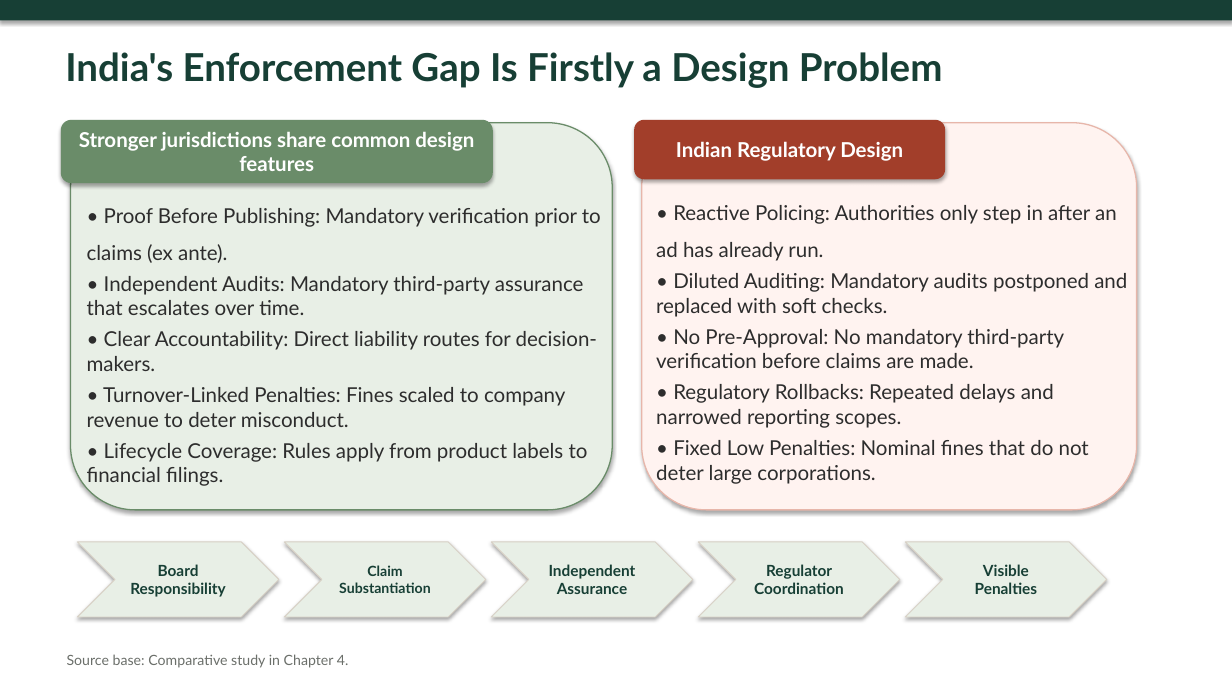
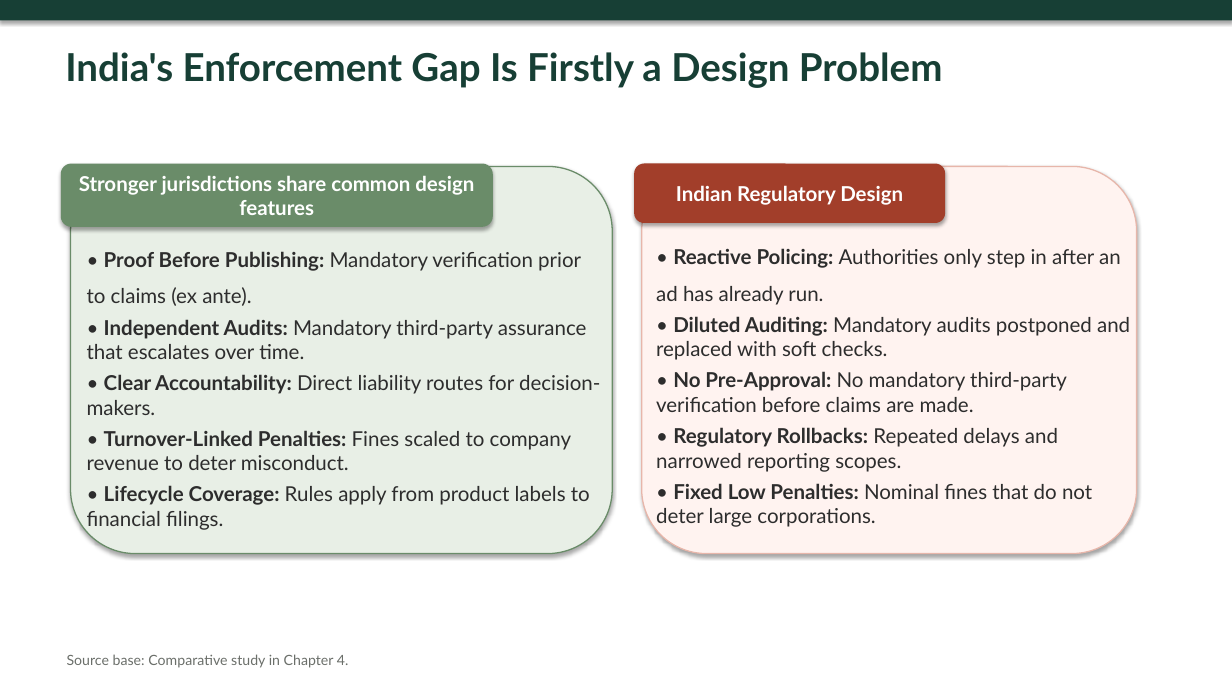
Before and after one commit to atul516/Final-VIva, a slide deck: slide 18 of Thesis Defence Presentation Final.pptx. Drawn at 1232x693 pixels with LibreOffice and Linux fonts; fonts in the diff are those of the drawing. Boxes give left, top, right and bottom in pixels: in the first picture for what was removed or moved away, otherwise in the second. Text is boxed around its words. In the diff, an @@ line names an element or a change of style, - is before the commit and + after.

Commit message:
Edit

```diff
--- a/Thesis Defence Presentation Final.pptx
+++ b/Thesis Defence Presentation Final.pptx
@@ 4 rounded rectangles, 2 texts: place and size @@
-4 rounded rectangles, 2 texts at box(61, 120, 1137, 510)
+4 rounded rectangles, 2 texts at box(61, 164, 1137, 554)
@@ text "• Proof Before Publishing: Mandatory ..." at box(87, 251, 600, 530): bold on in "Proof Before Publishing:", "Independent Audits:", "Clear Accountability:", "Turnover-Linked Penalties:" and 1 more places @@
@@ text "• Reactive Policing: Authorities only ..." at box(656, 248, 1130, 527): bold on in "Reactive Policing:", "Diluted Auditing:", "No Pre-Approval:", "Regulatory Rollbacks:" and 1 more places @@
@@ chevron removed at box(78, 543, 279, 617) @@
-Board Responsibility
@@ chevron removed at box(285, 543, 486, 617) @@
-Claim Substantiation
@@ chevron removed at box(492, 543, 693, 617) @@
-Independent Assurance
@@ chevron removed at box(699, 543, 900, 617) @@
-Regulator Coordination
@@ chevron removed at box(906, 543, 1107, 617) @@
-Visible Penalties
```
Also in this commit, not shown: 1 other slide changed.
